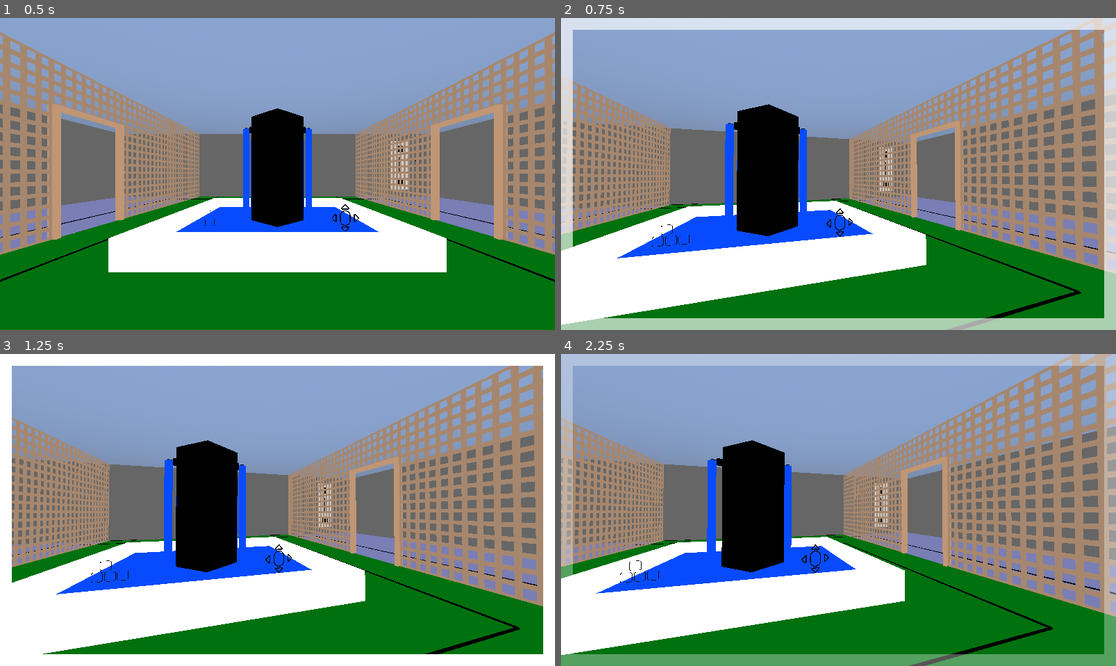
Above: before the commit, frames 1-4 (two rows, left to right).
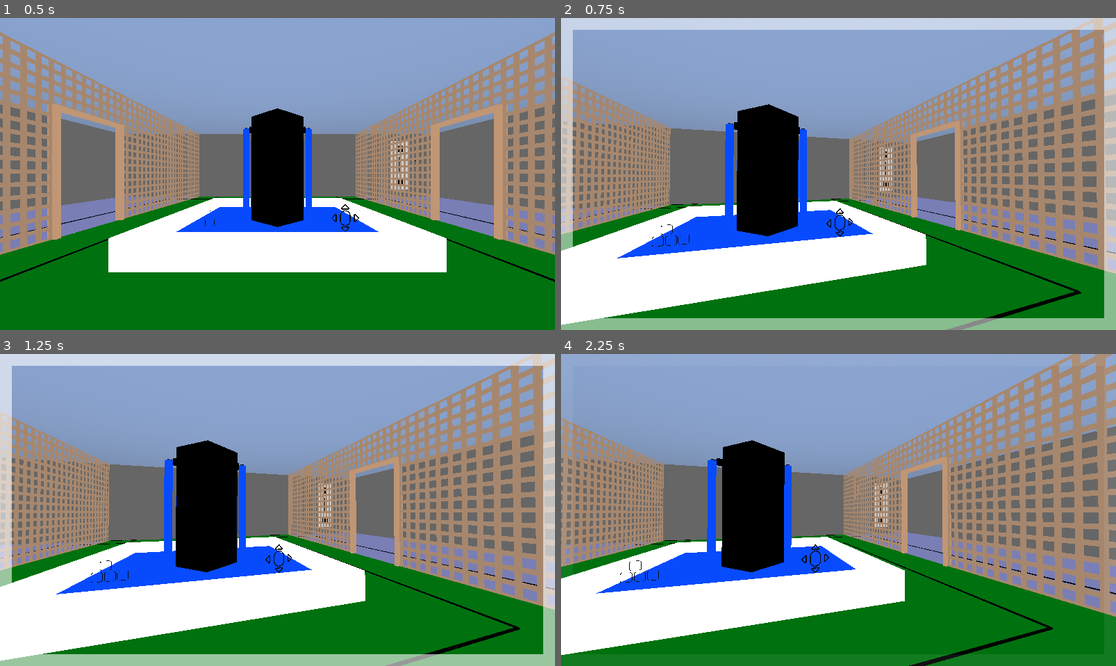
Above: after the commit, the same moments.

Repository: MarkRoss470/grid-puzzle-game
Game: Godot game, scene res://scenes/Main.tscn
The game is run twice, just before and just after one commit, with the same random seed, the same clock (stepped at 60 frames per second) and the same inputs.
Inputs (mouse positions are in pixels of both pictures, inside the frame that each line leads up to):
- Up to frame 1 (0.5 s): no input
- Up to frame 2 (0.75 s): tap Enter (ui_accept) at 0.5 s; move the mouse to (866, 174) at 0.52 s; hold W (move_forward) from 0.53 s (still down); tap Space (free_mouse) at 0.6 s; click (866, 174) at 0.67 s
- Up to frame 3 (1.25 s): keep holding W (move_forward); tap Enter (ui_accept) at 0.77 s
- Up to frame 4 (2.25 s): tap Enter (ui_accept) at 1.25, 1.52 s; move the mouse to (727, 525) at 1.27 s; release W (move_forward) at 1.28 s; hold S (move_backward) 1.28-2.03 s; tap Shift (run) at 1.35 s; tap R (reset) at 2 s; move the mouse to (894, 441) at 2.02 s; hold D (move_right) from 2.03 s (still down); tap Space (free_mouse) at 2.1 s

Frame 1 is identical in both runs. In frame 2, 4.1% of the frame differs, in the area x 0-100%, y 64-100%; in frame 3, 11%; in frame 4, 11%, in the area x 0-100%, y 0-100%.

Commit message:
Made screen border not completely opaque

Diff:
--- a/scripts/Player and UI/ScreenBorder.gd
+++ b/scripts/Player and UI/ScreenBorder.gd
@@ -13,7 +13,9 @@
 var fade_progress := 0.0
 
 # The time for the border to fade in and out, in seconds
-const fade_time := 0.2
+const fade_time := 0.15
+
+const opacity := 0.6
 
 # Called when the node enters the scene tree for the first time.
 func _ready():
@@ -23,15 +25,15 @@
 func _process(delta):
 	# If fading in
 	if showing and fade_progress < 1.0:
-		fade_progress += delta / fade_time
+		fade_progress += delta * opacity / fade_time
 
 		# If reached full opacity
-		if fade_progress >= 1.0:
-			fade_progress = 1.0
+		if fade_progress >= opacity:
+			fade_progress = opacity
 
 	# If fading out
 	if !showing and fade_progress > 0.0:
-		fade_progress -= delta / fade_time
+		fade_progress -= delta * opacity / fade_time
 
 		# If reached full transparency
 		if fade_progress <= 0.0:
